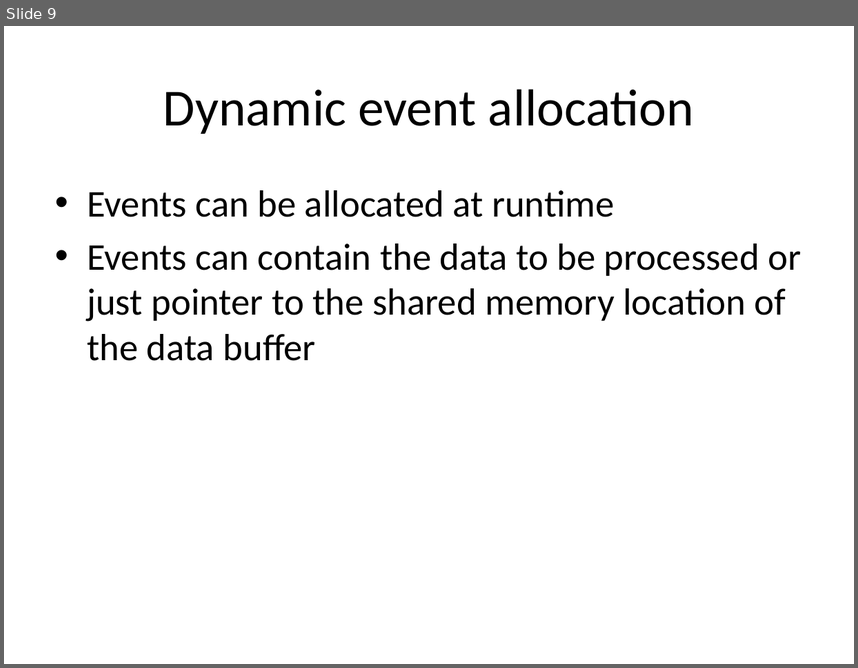
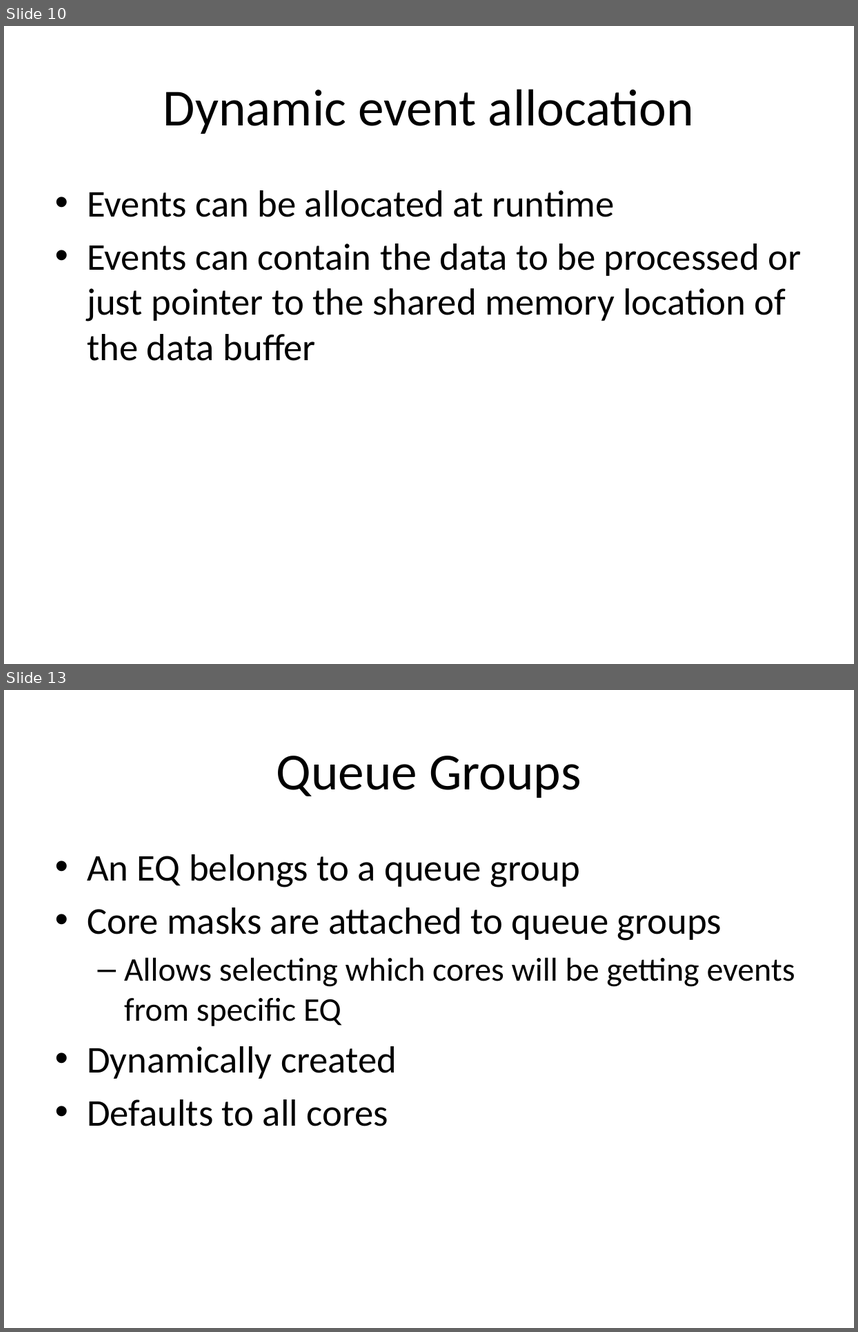
Before and after one commit to vuoristo/masters-thesis, a slide deck: thesis_method.pptx. Shown one above the other, each under a label of ours: slide 9 before the commit, slides 10 and 13 after it; the slides between them are not shown. The pictures are 858x668 and 858x1332 pixels, drawn with LibreOffice and Linux fonts; fonts in the diff are those of the drawing. Boxes give left, top, right and bottom in pixels: in the first picture for what was removed or moved away, otherwise in the second. Text is boxed around its words. In the diff, an @@ line names an element or a change of style, - is before the commit and + after.

Commit message:
queue groups, improved description of memory sections

```diff
--- a/thesis_method.pptx
+++ b/thesis_method.pptx
@@ slide 13 added at [4, 690, 854, 1328], background #FFFFFF @@
@@ title added at [277, 756, 581, 798], 44 pt, text #000000 @@
+Queue Groups
@@ text added at [87, 854, 795, 1126], 32 pt, text #000000 @@
+• An EQ belongs to a queue group
+• Core masks are attached to queue groups
+  – Allows selecting which cores will be getting events from specific EQ
+• Dynamically created
+• Defaults to all cores
@@ what was slide 9 is now slide 10 @@
```
Also in this commit, not shown: 1 slide changed, 3 other slides added.
